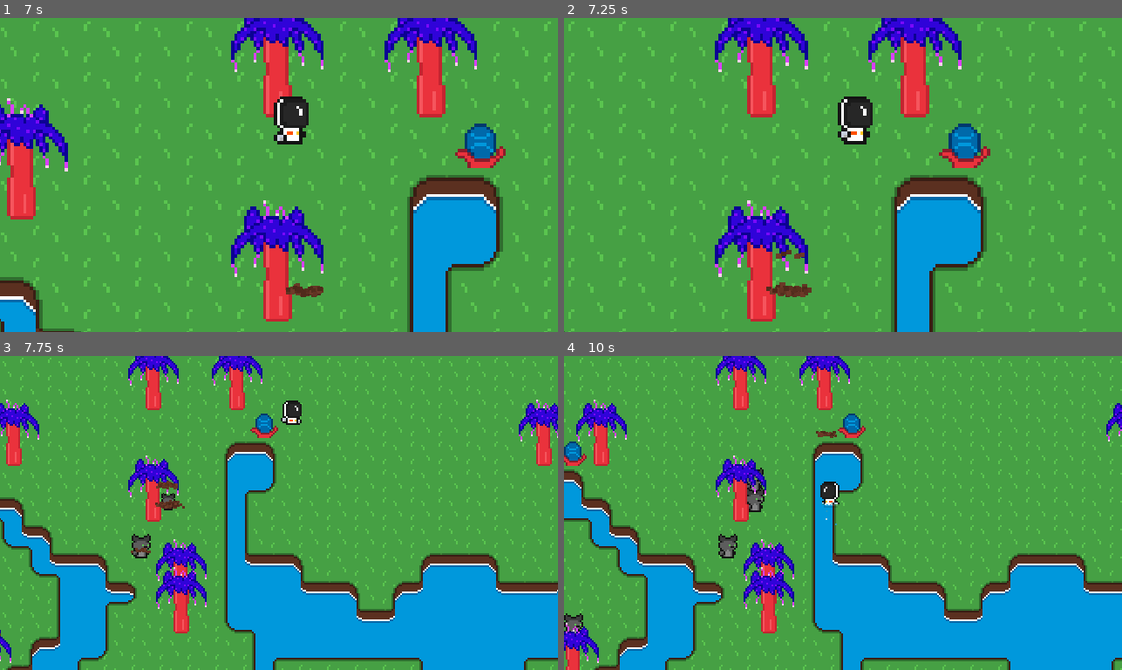
Above: before the commit, frames 1-4 (two rows, left to right).
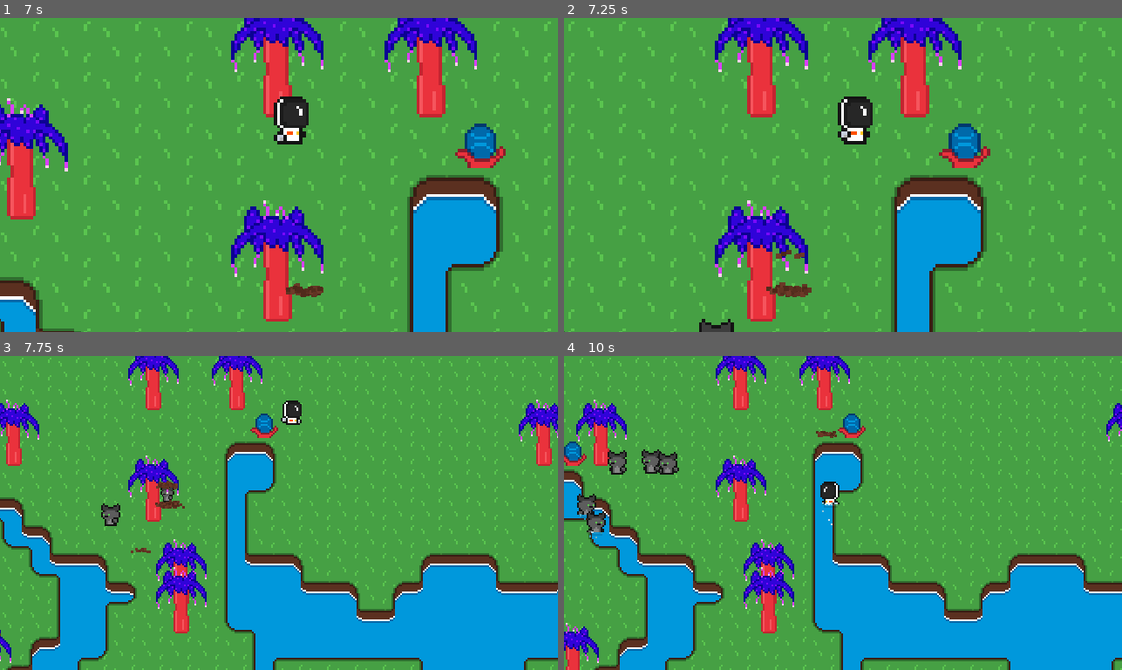
Above: after the commit, the same moments.

Repository: jreinke428/gamejam
Game: Godot game, scene res://Test.tscn
Two runs of this game, one before a commit and one after it. Both use one fixed random seed, a clock stepped at 60 frames per second and the inputs below.
Inputs (mouse positions are in pixels of both pictures, inside the frame that each line leads up to):
- Up to frame 1 (7 s): move the mouse to (251, 237) at 0.52 s; hold W (up) 0.53-2.03 s; tap E (start_scan) at 0.6, 1.55, 2.1, 3.05, 3.8, 4.35, 5.3, 5.85, 6.8 s; move the mouse to (446, 222) at 1.27 s; click (446, 222) at 1.35 s; move the mouse to (111, 127) at 2.02 s; hold A (left) 2.03-3.53 s; tap Enter at 2.75 s; move the mouse to (306, 175) at 2.77 s; tap Mouse wheel up (zoom_in) at 2.85, 6.6 s; move the mouse to (195, 96) at 3.52 s; hold S (down) 3.53-4.28 s; tap Mouse wheel down (zoom_out) at 3.6 s; move the mouse to (401, 159) at 4.27 s; hold D (right) 4.28-5.03 s; move the mouse to (167, 190) at 5.02 s; press the mouse at (167, 190) at 5.03 s; hold W (up) 5.03-5.78 s; move the mouse to (334, 105) at 5.77 s; release the mouse at (334, 105) at 5.78 s; hold D (right) from 5.78 s (still down); move the mouse to (251, 237) at 6.52 s
- Up to frame 2 (7.25 s): keep holding D (right)
- Up to frame 3 (7.75 s): keep holding D (right); move the mouse to (446, 560) at 7.27 s; tap Mouse wheel down (zoom_out) at 7.35 s; tap E (start_scan) at 7.55 s
- Up to frame 4 (10 s): move the mouse to (675, 465) at 8.02 s; release D (right) at 8.03 s; hold S (down) 8.03-8.78 s; tap E (start_scan) at 8.1, 9.05, 9.6 s; move the mouse to (870, 513) at 8.77 s; hold A (left) 8.78-9.53 s; click (870, 513) at 8.85 s; move the mouse to (759, 434) at 9.52 s; hold W (up) from 9.53 s (still down)

Frame 1 is identical in both runs. In frame 2, 0.2% of the frame differs, in the area x 24-31%, y 95-100%; in frame 3, 0.5%; in frame 4, 1.7%, in the area x 0-49%, y 29-89%.
Error before the commit: Invalid access to property or key '(21, 6)' on a base object of type 'Dictionary'. (res://Util/GlobalScripts/FlowField.gd:102)

Commit message:
refactoring

Diff:
--- a/GameManager.gd
+++ b/GameManager.gd
@@ -17,11 +17,13 @@
 	if scanInProgress:
 		return
 
-	print("Scanner position {}".format(scannerPosition))
 	scannerGlobalPosition = scannerPosition
 	scanInProgress = true
+
+	FlowField.setTarget(scannerGlobalPosition)
 	Signals.scan_started.emit()
 	scanTimer.start()
 
 func _on_scan_timer_timeout():
+	print("Scan done.")
 	Signals.scan_over.emit()
--- a/Player/guns/Bullet.tscn
+++ b/Player/Gun/Bullet/Bullet.tscn
@@ -1,7 +1,7 @@
-[gd_scene load_steps=4 format=3 uid="uid://wbrlrmyqne8d"]
+[gd_scene load_steps=4 format=3]
 
-[ext_resource type="Texture2D" uid="uid://b6g2mt7lko3x6" path="res://Player/guns/bullet.png" id="1_4cmse"]
-[ext_resource type="Script" path="res://Player/guns/Bullet.gd" id="2_jil83"]
+[ext_resource type="Texture2D" uid="uid://b6g2mt7lko3x6" path="res://Player/Gun/Bullet/bullet.png" id="1_4cmse"]
+[ext_resource type="Script" path="res://Player/Gun/Bullet/Bullet.gd" id="2_jil83"]
 
 [sub_resource type="CircleShape2D" id="CircleShape2D_6dp7y"]
 radius = 1.0
--- a/Player/Player.tscn
+++ b/Player/Player.tscn
@@ -1,12 +1,12 @@
-[gd_scene load_steps=37 format=3 uid="uid://puhruq0pjphi"]
+[gd_scene load_steps=37 format=3 uid="uid://clb8w4ju8c8ia"]
 
 [ext_resource type="Script" path="res://Player/Player.gd" id="1"]
 [ext_resource type="Texture2D" uid="uid://coqh2uk6ck0l" path="res://Player/astronaut-walk-only-body.png" id="2_skyqt"]
 [ext_resource type="Texture2D" uid="uid://c7tmv1n7sonc3" path="res://Player/astronaut-walk-only-arms.png" id="3_jcap4"]
 [ext_resource type="Texture2D" uid="uid://bjxbiude46pck" path="res://Player/astronaut-idle-arms.png" id="3_rh15a"]
-[ext_resource type="Texture2D" uid="uid://b24txs0dkwj1b" path="res://Player/guns/assault-rifle.png" id="5_834ub"]
-[ext_resource type="Script" path="res://Player/guns/Gun.gd" id="6_a10k5"]
-[ext_resource type="PackedScene" uid="uid://wbrlrmyqne8d" path="res://Player/guns/Bullet.tscn" id="7_iijov"]
+[ext_resource type="Texture2D" uid="uid://b24txs0dkwj1b" path="res://Player/Gun/assault-rifle.png" id="5_834ub"]
+[ext_resource type="Script" path="res://Player/Gun/Gun.gd" id="6_a10k5"]
+[ext_resource type="PackedScene" path="res://Player/Gun/Bullet/Bullet.tscn" id="7_iijov"]
 
 [sub_resource type="ShaderMaterial" id="ShaderMaterial_fxyd6"]
 
Renamed: Player/guns/Bullet.gd -> Player/Gun/Bullet/Bullet.gd
Renamed: Player/guns/bullet.png -> Player/Gun/Bullet/bullet.png
Not shown, changed: Player/Gun/Bullet/bullet.png.import
Renamed: Player/guns/Gun.gd -> Player/Gun/Gun.gd
Renamed: Player/guns/assault-rifle.png -> Player/Gun/assault-rifle.png
Not shown, changed: Player/Gun/assault-rifle.png.import
Not shown: 1 places in Test.tscn that only renumber resources
Not shown, changed: .DS_Store
Not shown, added: Player/.DS_Store
Not shown, added: Player/Gun/.DS_Store
